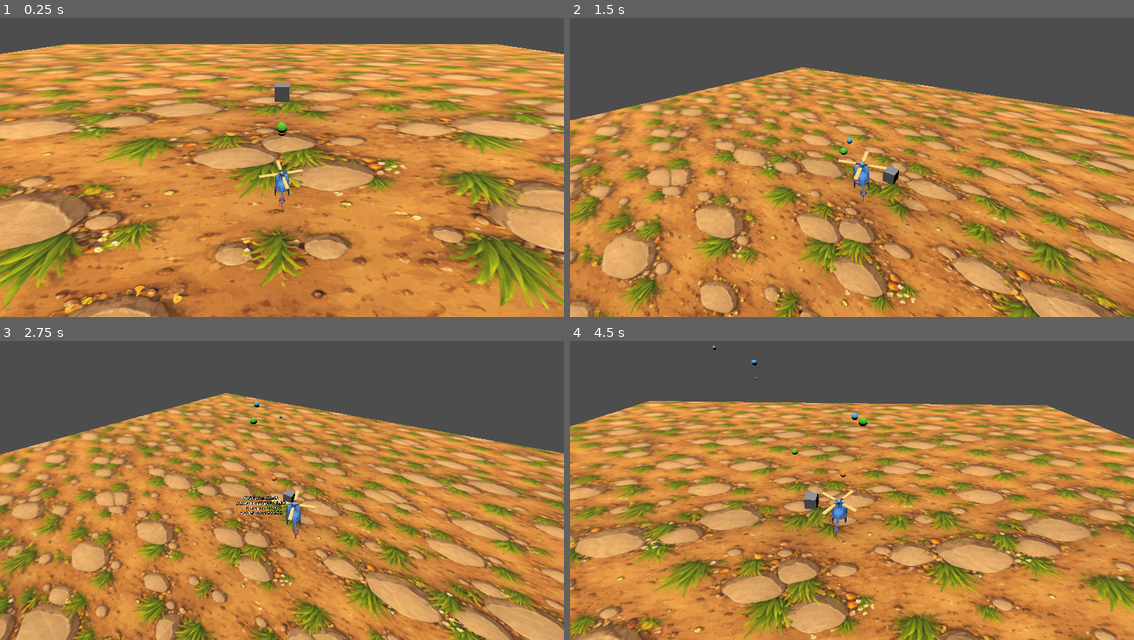
Above: before the commit, frames 1-4 (two rows, left to right).
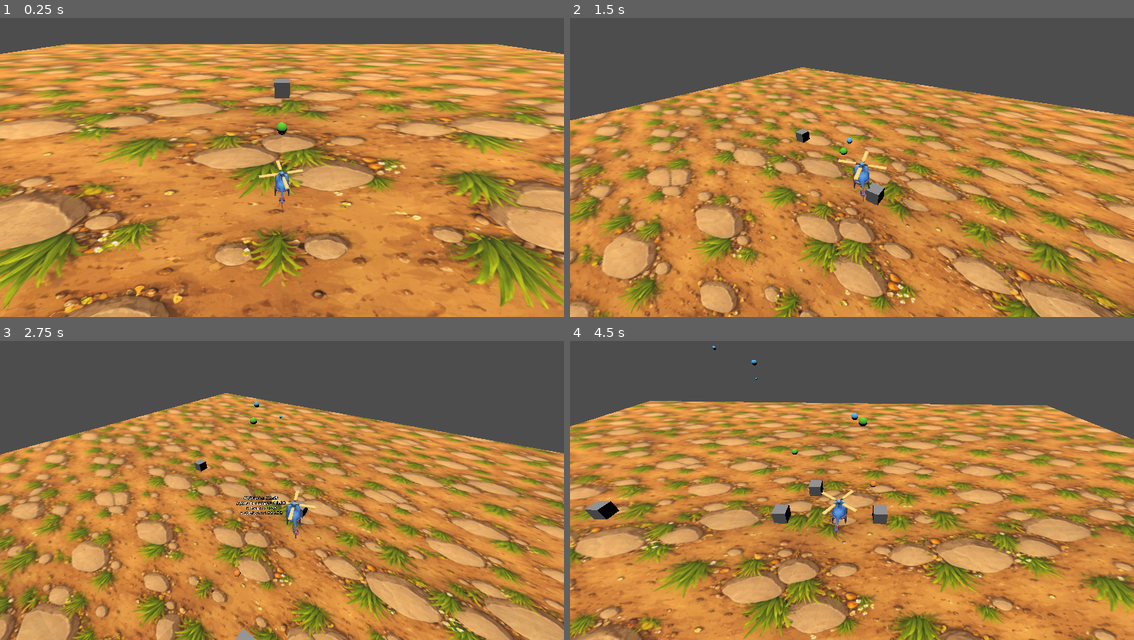
Above: after the commit, the same moments.

Repository: tokkoro/hordecopter
Game: Godot game, scene res://theworld.tscn
Same seed, same stepped clock (60 frames per second), same inputs: the game is played once before the commit and once after it.
Inputs:
- Up to frame 1 (0.25 s): no input
- Up to frame 2 (1.5 s): hold D (p1_thrust_right) 0.53-1.28 s; hold Q (p1_rotate_ccw) 0.53-1.28 s; hold S (p1_thurst_backward) from 1.28 s (still down); tap E (p1_rotate_cw) at 1.35 s
- Up to frame 3 (2.75 s): release S (p1_thurst_backward) at 2.03 s; hold D (p1_thrust_right) from 2.03 s (still down); tap G (p1_show_info_toggle) at 2.1 s
- Up to frame 4 (4.5 s): release D (p1_thrust_right) at 2.78 s; hold W (p1_thrust_forward) 2.78-3.53 s; tap Q (p1_rotate_ccw) at 2.85 s; hold E (p1_rotate_cw) 3.53-4.28 s; hold A (p1_thurst_left) from 3.53 s (still down); tap G (p1_show_info_toggle) at 4.35 s

The runs differ from the first frame. In frame 1, 0.1% of the frame differs, in the area x 48-52%, y 20-40%; in frame 2, 0.4%; in frame 3, 0.3%; in frame 4, 0.9%, in the area x 2-57%, y 43-62%.

Commit message:
feat(enemies): add wandering spawner

Diff:
--- /dev/null
+++ b/hordecopter-godot/enemies/enemy_spawner.gd
@@ -0,0 +1,64 @@
+###############################################################
+# enemies/enemy_spawner.gd
+# Key Classes      • EnemySpawner – timed enemy spawn controller
+# Key Functions    • _spawn_enemy() – instance and place an enemy
+# Critical Consts  • n/a
+# Editor Exports   • enemy_scene: PackedScene – enemy to spawn
+#                 • spawn_interval: float – time between spawns
+#                 • max_enemies: int – global enemy cap
+#                 • spawn_radius: float – radius around spawner
+#                 • spawn_height: float – vertical spawn offset
+# Dependencies     • res://enemies/test_enemy.tscn (assigned in scene)
+# Last Major Rev   • 25-09-26 – initial spawner
+###############################################################
+
+class_name EnemySpawner
+extends Node3D
+
+@export var enemy_scene: PackedScene
+@export var spawn_interval: float = 1.0
+@export var max_enemies: int = 100
+@export var spawn_radius: float = 20.0
+@export var spawn_height: float = 0.6
+
+var enemy_spawner_elapsed: float = 0.0
+var enemy_spawner_rng: RandomNumberGenerator = RandomNumberGenerator.new()
+
+
+func _ready() -> void:
+	enemy_spawner_rng.randomize()
+
+
+func _process(delta: float) -> void:
+	if enemy_scene == null:
+		return
+	if spawn_interval <= 0.0:
+		return
+	enemy_spawner_elapsed += delta
+	while enemy_spawner_elapsed >= spawn_interval:
+		enemy_spawner_elapsed -= spawn_interval
+		if _can_spawn():
+			_spawn_enemy()
+		else:
+			break
+
+
+func _can_spawn() -> bool:
+	return get_tree().get_nodes_in_group("enemies").size() < max_enemies
+
+
+func _spawn_enemy() -> void:
+	var enemy_spawner_instance: Node3D = enemy_scene.instantiate()
+	var enemy_spawner_offset: Vector3 = _random_offset()
+	enemy_spawner_instance.global_position = global_position + enemy_spawner_offset
+	get_tree().current_scene.add_child(enemy_spawner_instance)
+
+
+func _random_offset() -> Vector3:
+	var enemy_spawner_angle: float = enemy_spawner_rng.randf_range(0.0, TAU)
+	var enemy_spawner_radius: float = sqrt(enemy_spawner_rng.randf()) * spawn_radius
+	return Vector3(
+		cos(enemy_spawner_angle) * enemy_spawner_radius,
+		spawn_height,
+		sin(enemy_spawner_angle) * enemy_spawner_radius
+	)
--- a/hordecopter-godot/enemies/test_enemy.gd
+++ b/hordecopter-godot/enemies/test_enemy.gd
@@ -1,21 +1,44 @@
 ###############################################################
 # enemies/test_enemy.gd
-# Key Classes      • TestEnemy – simple target dummy
+# Key Classes      • TestEnemy – wandering target dummy
 # Key Functions    • apply_damage() – reduce health and despawn
+#                 • _pick_wander_direction() – choose a new wander heading
 # Critical Consts  • n/a
 # Editor Exports   • health: float – hit points
 # Dependencies     • n/a
-# Last Major Rev   • 25-09-20 – initial test enemy
+# Last Major Rev   • 25-09-26 – add wandering movement
 ###############################################################
 
 class_name TestEnemy
-extends StaticBody3D
+extends CharacterBody3D
 
 @export var health: float = 12.0
+@export var test_enemy_wander_speed: float = 2.5
+@export var test_enemy_wander_interval: float = 1.5
+
+var test_enemy_wander_direction: Vector3 = Vector3.ZERO
+var test_enemy_wander_elapsed: float = 0.0
+var test_enemy_rng: RandomNumberGenerator = RandomNumberGenerator.new()
 
 
 func _ready() -> void:
 	add_to_group("enemies")
+	test_enemy_rng.randomize()
+	_pick_wander_direction()
+
+
+func _physics_process(delta: float) -> void:
+	test_enemy_wander_elapsed += delta
+	if test_enemy_wander_elapsed >= test_enemy_wander_interval:
+		test_enemy_wander_elapsed = 0.0
+		_pick_wander_direction()
+	velocity = test_enemy_wander_direction * test_enemy_wander_speed
+	move_and_slide()
+
+
+func _pick_wander_direction() -> void:
+	var test_enemy_angle: float = test_enemy_rng.randf_range(0.0, TAU)
+	test_enemy_wander_direction = Vector3(cos(test_enemy_angle), 0.0, sin(test_enemy_angle))
 
 
 func apply_damage(amount: float) -> void:
--- a/hordecopter-godot/enemies/test_enemy.tscn
+++ b/hordecopter-godot/enemies/test_enemy.tscn
@@ -8,7 +8,7 @@
 [sub_resource type="BoxShape3D" id="BoxShape3D_4b8bn"]
 size = Vector3(1.2, 1.2, 1.2)
 
-[node name="TestEnemy" type="StaticBody3D"]
+[node name="TestEnemy" type="CharacterBody3D"]
 script = ExtResource("1_test_enemy")
 
 [node name="MeshInstance3D" type="MeshInstance3D" parent="."]
--- a/hordecopter-godot/theworld.tscn
+++ b/hordecopter-godot/theworld.tscn
@@ -4,6 +4,7 @@
 [ext_resource type="Texture2D" uid="uid://cvmso3ruvike3" path="res://ground_gpt.png" id="2_wkxu0"]
 [ext_resource type="Script" uid="uid://c5ovtis2odund" path="res://camera_3d.gd" id="3_qn30u"]
 [ext_resource type="PackedScene" uid="uid://c4h3jucp1x6nb" path="res://enemies/test_enemy.tscn" id="4_test_enemy"]
+[ext_resource type="Script" uid="uid://cku6avxv1kkxy" path="res://enemies/enemy_spawner.gd" id="5_enemy_spawner"]
 
 [sub_resource type="StandardMaterial3D" id="StandardMaterial3D_qn30u"]
 albedo_texture = ExtResource("2_wkxu0")
@@ -37,6 +38,10 @@
 transform = Transform3D(1, 0, 0, 0, 0.9583226, 0.28568837, 0, -0.28568837, 0.9583226, 0, 5.8, 5.26)
 script = ExtResource("3_qn30u")
 
+[node name="EnemySpawner" type="Node3D" parent="."]
+script = ExtResource("5_enemy_spawner")
+enemy_scene = ExtResource("4_test_enemy")
+
 [node name="TestEnemy" parent="." unique_id=125256021 instance=ExtResource("4_test_enemy")]
 transform = Transform3D(1, 0, 0, 0, 1, 0, 0, 0, 1, 0, 0.6, -12)
 health = 1200.0
Not shown, added: hordecopter-godot/enemies/enemy_spawner.gd.uid
